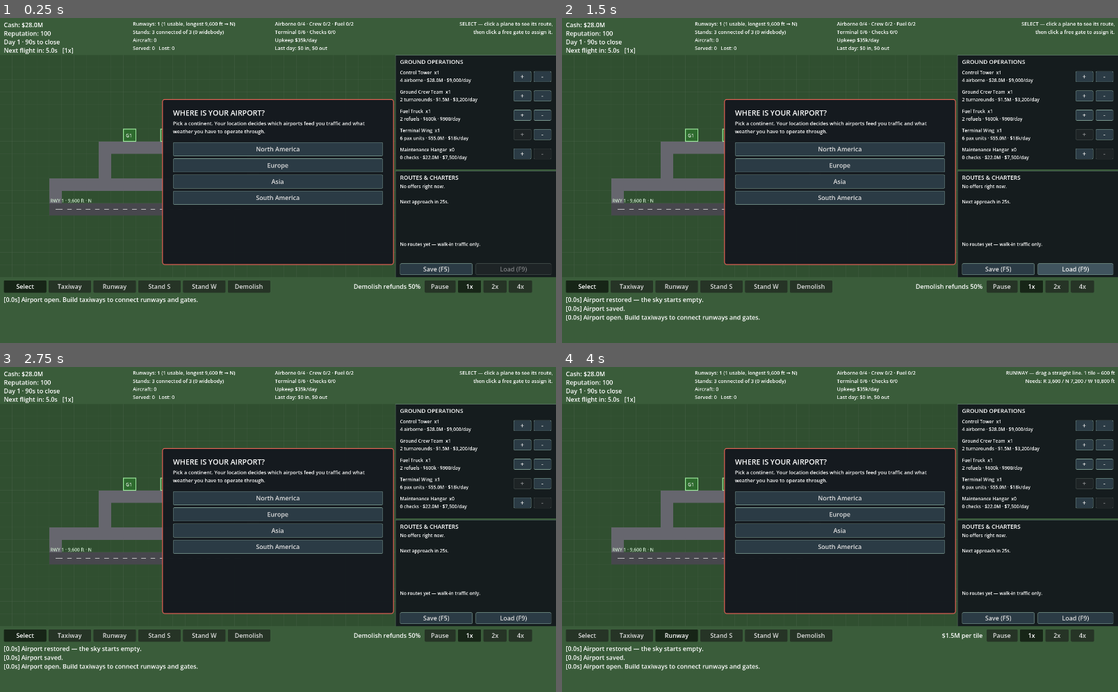
Above: before the commit, frames 1-4 (two rows, left to right).
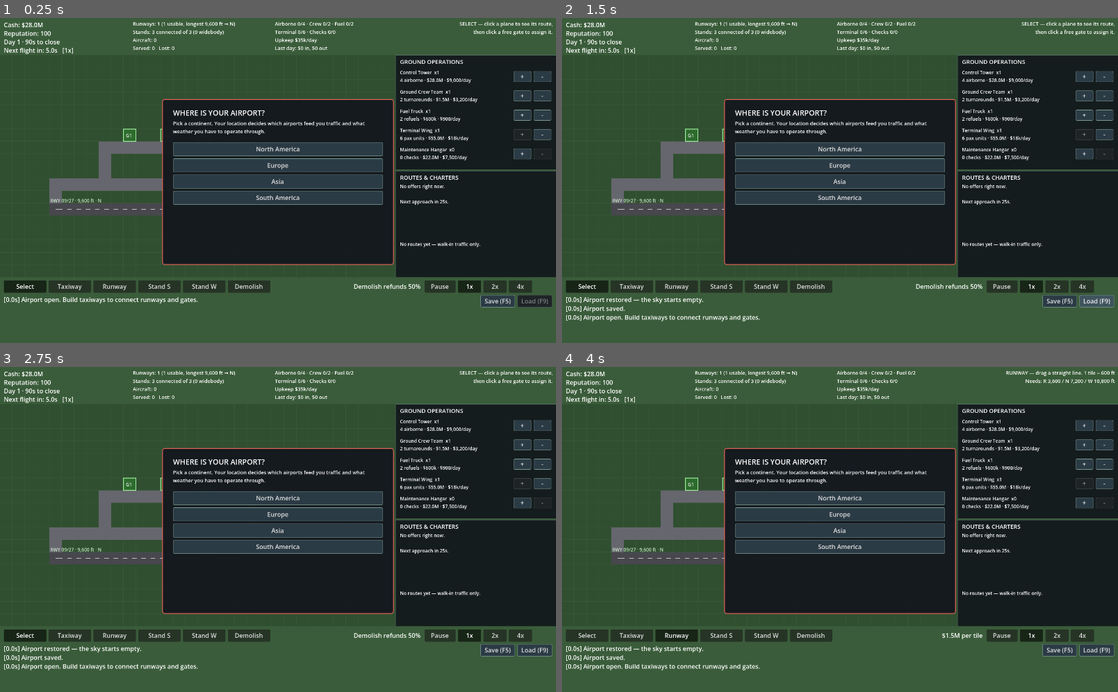
Above: after the commit, the same moments.

Repository: gerp93/airport
Game: Godot game, scene res://Main.tscn
Two runs of this game, one before a commit and one after it. Both use one fixed random seed, a clock stepped at 60 frames per second and the inputs below.
Inputs:
- Up to frame 1 (0.25 s): no input
- Up to frame 2 (1.5 s): click "Save (F5)" at 0.5 s; click "Load (F9)" at 1.25 s
- Up to frame 3 (2.75 s): click "Select" at 2 s
- Up to frame 4 (4 s): click "Taxiway" at 2.75 s; click "Runway" at 3.5 s

The runs differ from the first frame. In frame 1, 1.1% of the frame differs, in the area x 11-100%, y 55-90%; in frame 2, 1.5%; in frame 3, 1.5%; in frame 4, 1.5%.

Commit message:
Name runways by heading, allow extending them, and unclog the routes panel
Three things from playtest feedback.

The route list overflowed under the Save/Load buttons, hiding the hub progress
line. Save/Load move out to the bottom right beside the log, and the routes
list gets the full panel height.

Runways are now designated by approach heading in tens of degrees, the way real
ones are: an east-west runway is 09/27 and a north-south one 18/36, replacing
"Runway 1". Parallel runways sharing a heading take L/C/R with the suffix
mirrored at the far end, so 09L reads as 27R from the other direction.

Runways can be lengthened by painting more pavement onto either end instead of
being demolished and rebuilt. A collinear segment touching a runway end extends
that runway rather than creating a parallel one, and the drag readout shows the
combined length ("extend to 10,800 ft - takes W") so the player can see the
moment they cross a class threshold rather than finding out after paying.

Verified: two tiles onto the end of the starter runway reported "Extended
Runway 09/27 to 10,800 ft for $3.0M - now takes W", still one runway entity.

Co-Authored-By: Claude Opus 5 <noreply@anthropic.com>

Diff:
--- a/AirportGrid.gd
+++ b/AirportGrid.gd
@@ -103,6 +103,47 @@
 	return cells
 
 
+# Which existing runway a straight segment would lengthen, or -1 for a new one.
+# Lets the player grow a runway past a class threshold by painting more pavement
+# at either end instead of demolishing and rebuilding the whole thing.
+func runway_extended_by(cells: Array) -> int:
+	if cells.is_empty():
+		return -1
+	var horizontal: bool = cells.size() < 2 or cells[0].y == cells[1].y
+	var sorted: Array = cells.duplicate()
+	sorted.sort_custom(func(a, b): return (a.x < b.x) if horizontal else (a.y < b.y))
+	var n_lo: int = sorted[0].x if horizontal else sorted[0].y
+	var n_hi: int = sorted[sorted.size() - 1].x if horizontal else sorted[sorted.size() - 1].y
+	var cross: int = sorted[0].y if horizontal else sorted[0].x
+
+	for r in runways:
+		if bool(r["horizontal"]) != horizontal:
+			continue
+		var rc: Array = r["cells"]
+		var r_cross: int = rc[0].y if horizontal else rc[0].x
+		if r_cross != cross:
+			continue
+		var r_lo: int = rc[0].x if horizontal else rc[0].y
+		var r_hi: int = rc[rc.size() - 1].x if horizontal else rc[rc.size() - 1].y
+		if n_hi + 1 == r_lo or n_lo - 1 == r_hi:
+			return int(r["id"])
+	return -1
+
+
+func extend_runway(id: int, cells: Array) -> void:
+	var r = get_runway(id)
+	if r == null:
+		return
+	for c in cells:
+		tiles[c] = {"type": TileType.RUNWAY, "entity_id": id}
+	var horizontal: bool = bool(r["horizontal"])
+	var all: Array = r["cells"] + cells
+	all.sort_custom(func(a, b): return (a.x < b.x) if horizontal else (a.y < b.y))
+	r["cells"] = all
+	for c in cells:
+		_refresh_cell(c)
+
+
 func can_place_runway(cells: Array) -> bool:
 	if cells.is_empty():
 		return false
@@ -208,6 +249,55 @@
 
 func runway_direction(r: Dictionary) -> Vector2:
 	return Vector2.RIGHT if r["horizontal"] else Vector2.DOWN
+
+
+# Runway designators follow the real convention: the approach heading in tens of
+# degrees, with both ends listed. Screen y grows downward, so north is -y — an
+# east-west runway is 09/27 and a north-south one is 18/36.
+func runway_headings(r: Dictionary) -> Array:
+	var d: Vector2 = runway_direction(r)
+	var deg: float = rad_to_deg(atan2(d.x, -d.y))
+	if deg < 0.0:
+		deg += 360.0
+	var num := int(round(deg / 10.0))
+	if num == 0:
+		num = 36
+	var recip := num + 18
+	if recip > 36:
+		recip -= 36
+	return [mini(num, recip), maxi(num, recip)]
+
+
+# Parallel runways sharing a heading take L/C/R, and the suffix mirrors at the
+# far end the way it does in reality: 09L is 27R from the other direction.
+func runway_name(r: Dictionary) -> String:
+	var pair := runway_headings(r)
+	var siblings := []
+	for other in runways:
+		if runway_headings(other) == pair:
+			siblings.append(other)
+
+	if siblings.size() <= 1:
+		return "%02d/%02d" % pair
+
+	var horizontal: bool = bool(r["horizontal"])
+	siblings.sort_custom(func(a, b):
+		return (a["cells"][0].y < b["cells"][0].y) if horizontal \
+			else (a["cells"][0].x < b["cells"][0].x))
+
+	var idx := 0
+	for i in siblings.size():
+		if siblings[i]["id"] == r["id"]:
+			idx = i
+			break
+
+	var suffix := str(idx + 1)
+	if siblings.size() == 2:
+		suffix = "L" if idx == 0 else "R"
+	elif siblings.size() == 3:
+		suffix = ["L", "C", "R"][idx]
+	var mirrored: String = {"L": "R", "R": "L", "C": "C"}.get(suffix, suffix)
+	return "%02d%s/%02d%s" % [pair[0], suffix, pair[1], mirrored]
 
 
 # Where an outbound plane waits without standing on the runway itself.
--- a/Main.gd
+++ b/Main.gd
@@ -231,14 +231,14 @@
 	$UI/GameOverPanel/RestartBtn.pressed.connect(func(): get_tree().reload_current_scene())
 	$UI/RoutePanel/AcceptBtn.pressed.connect(accept_offer)
 	$UI/RoutePanel/DeclineBtn.pressed.connect(decline_offer)
-	$UI/RoutePanel/SaveBtn.pressed.connect(save_game)
-	$UI/RoutePanel/LoadBtn.pressed.connect(load_game)
+	$UI/SaveBtn.pressed.connect(save_game)
+	$UI/LoadBtn.pressed.connect(load_game)
 	_refresh_save_buttons()
 
 	# Godot's default Button style nearly vanishes on a dark panel, so the sidebar
 	# controls get an explicit one.
 	for b in [$UI/RoutePanel/AcceptBtn, $UI/RoutePanel/DeclineBtn,
-			$UI/RoutePanel/SaveBtn, $UI/RoutePanel/LoadBtn]:
+			$UI/SaveBtn, $UI/LoadBtn]:
 		_style_button(b)
 
 	for i in 6:
@@ -1167,7 +1167,7 @@
 				set_path(p, cells.slice(0, cells.find(exit_cell) + 1))
 				p["state"] = "LANDING"
 				p["state_timer"] = 0.0
-				add_log("%s touching down on Runway %d." % [p["callsign"], runway["id"] + 1])
+				add_log("%s touching down on Runway %s." % [p["callsign"], grid.runway_name(runway)])
 
 		"LANDING":
 			match advance_along_path(p, ROLLOUT_SPEED, dt):
@@ -1394,15 +1394,27 @@
 	if money < cost:
 		add_log("Not enough cash — that runway costs %s." % money_str(cost))
 		return
+	# Painting pavement onto the end of an existing runway lengthens it, so a
+	# runway can grow past a class threshold without being rebuilt.
+	var extend_id := grid.runway_extended_by(cells)
+	if extend_id >= 0:
+		money -= cost
+		grid.extend_runway(extend_id, cells)
+		var grown = grid.get_runway(extend_id)
+		add_log("Extended Runway %s to %s for %s — now takes %s." % [
+			grid.runway_name(grown), length_str(grown["cells"].size()), money_str(cost),
+			_runway_capability(grown["cells"].size()),
+		])
+		return
 	money -= cost
 	var id := grid.place_runway(cells)
 	var runway = grid.get_runway(id)
 	if cells.size() < AirportGrid.MIN_RUNWAY_LEN:
-		add_log("Built Runway %d for %s — TOO SHORT (needs %s)." % [id + 1, money_str(cost), length_str(AirportGrid.MIN_RUNWAY_LEN)])
+		add_log("Built Runway %s for %s — TOO SHORT (needs %s)." % [grid.runway_name(runway), money_str(cost), length_str(AirportGrid.MIN_RUNWAY_LEN)])
 	elif not grid.runway_is_usable(runway):
-		add_log("Built Runway %d for %s — no taxiway connection yet." % [id + 1, money_str(cost)])
+		add_log("Built Runway %s for %s — no taxiway connection yet." % [grid.runway_name(runway), money_str(cost)])
 	else:
-		add_log("Built Runway %d for %s." % [id + 1, money_str(cost)])
+		add_log("Built Runway %s for %s." % [grid.runway_name(runway), money_str(cost)])
 
 
 func tool_gate_size() -> int:
@@ -1702,7 +1714,7 @@
 
 
 func _refresh_save_buttons() -> void:
-	$UI/RoutePanel/LoadBtn.disabled = not FileAccess.file_exists(SAVE_PATH)
+	$UI/LoadBtn.disabled = not FileAccess.file_exists(SAVE_PATH)
 
 
 # GDScript has no thousands separator, and "10800 ft" reads badly.
@@ -1882,10 +1894,19 @@
 			# Live length while dragging — you need to know when you cross a
 			# class threshold, not after you've paid for the runway.
 			if is_dragging and grid.in_bounds(drag_start) and grid.in_bounds(hover_cell):
-				var n: int = grid.line_cells(drag_start, hover_cell).size()
-				var cap := _runway_capability(n)
+				var painted: Array = grid.line_cells(drag_start, hover_cell)
+				var n: int = painted.size()
+				var cost: int = COST_RUNWAY_TILE * n
+				# Show the combined length when this would extend a runway, otherwise
+				# the readout claims a threshold miss the finished runway won't have.
+				var ext := grid.runway_extended_by(painted)
+				var total := n
+				if ext >= 0:
+					total += grid.get_runway(ext)["cells"].size()
+				var cap := _runway_capability(total)
 				var takes := "too short" if cap == "-" else "takes " + cap
-				tool_info_label.text = "%s · %s · %s" % [length_str(n), takes, money_str(COST_RUNWAY_TILE * n)]
+				var prefix := "extend to " if ext >= 0 else ""
+				tool_info_label.text = "%s%s · %s · %s" % [prefix, length_str(total), takes, money_str(cost)]
 			else:
 				tool_info_label.text = "%s per tile" % money_str(COST_RUNWAY_TILE)
 		Tool.GATE_SMALL:
@@ -1968,7 +1989,7 @@
 		for c in cells:
 			draw_rect(_cell_rect(c), Color(1.0, 0.35, 0.35, 0.9), false, 1.0)
 
-	var label := "RWY %d · %s · %s" % [r["id"] + 1, length_str(cells.size()), _runway_capability(cells.size())]
+	var label := "RWY %s · %s · %s" % [grid.runway_name(r), length_str(cells.size()), _runway_capability(cells.size())]
 	if cells.size() < AirportGrid.MIN_RUNWAY_LEN:
 		label += " (TOO SHORT)"
 	elif not usable:
--- a/Main.tscn
+++ b/Main.tscn
@@ -391,27 +391,11 @@
 offset_left = 12.0
 offset_top = 182.0
 offset_right = 404.0
-offset_bottom = 234.0
+offset_bottom = 268.0
 theme_override_font_sizes/font_size = 12
 autowrap_mode = 2
 vertical_alignment = 0
 text = ""
-
-[node name="SaveBtn" type="Button" parent="UI/RoutePanel"]
-offset_left = 12.0
-offset_top = 240.0
-offset_right = 200.0
-offset_bottom = 270.0
-focus_mode = 0
-text = "Save (F5)"
-
-[node name="LoadBtn" type="Button" parent="UI/RoutePanel"]
-offset_left = 208.0
-offset_top = 240.0
-offset_right = 404.0
-offset_bottom = 270.0
-focus_mode = 0
-text = "Load (F9)"
 
 [node name="GameOverPanel" type="Panel" parent="UI"]
 visible = false
@@ -512,10 +496,26 @@
 focus_mode = 0
 text = ""
 
+[node name="SaveBtn" type="Button" parent="UI"]
+offset_left = 1244.0
+offset_top = 718.0
+offset_right = 1334.0
+offset_bottom = 750.0
+focus_mode = 0
+text = "Save (F5)"
+
+[node name="LoadBtn" type="Button" parent="UI"]
+offset_left = 1340.0
+offset_top = 718.0
+offset_right = 1430.0
+offset_bottom = 750.0
+focus_mode = 0
+text = "Load (F9)"
+
 [node name="LogLabel" type="RichTextLabel" parent="UI"]
 offset_left = 10.0
 offset_top = 718.0
-offset_right = 1430.0
+offset_right = 1232.0
 offset_bottom = 892.0
 bbcode_enabled = false
 scroll_active = true
